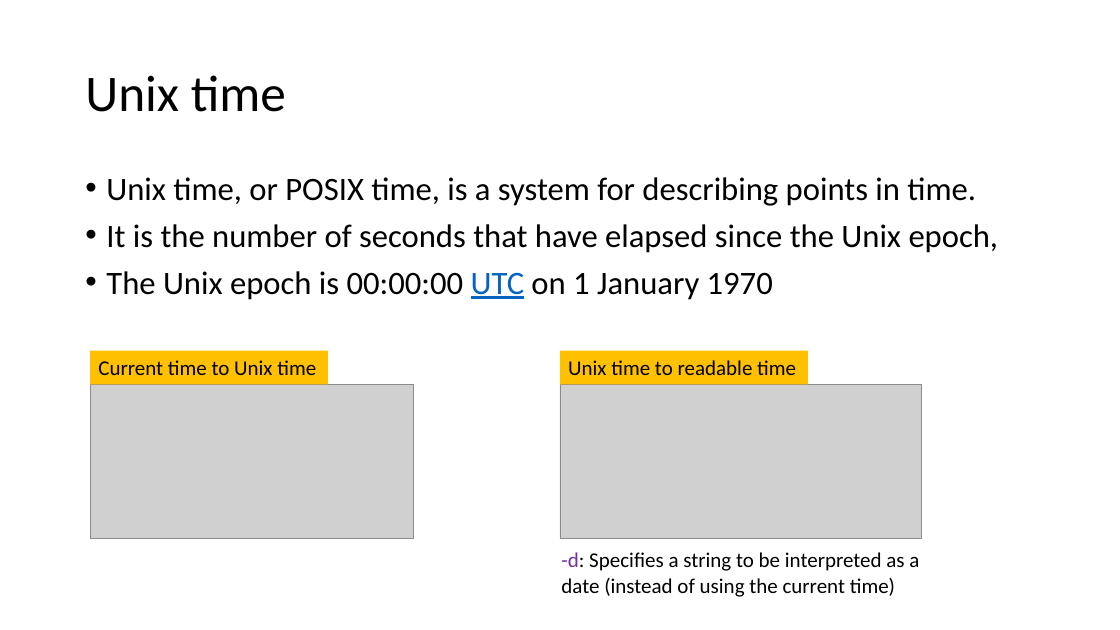
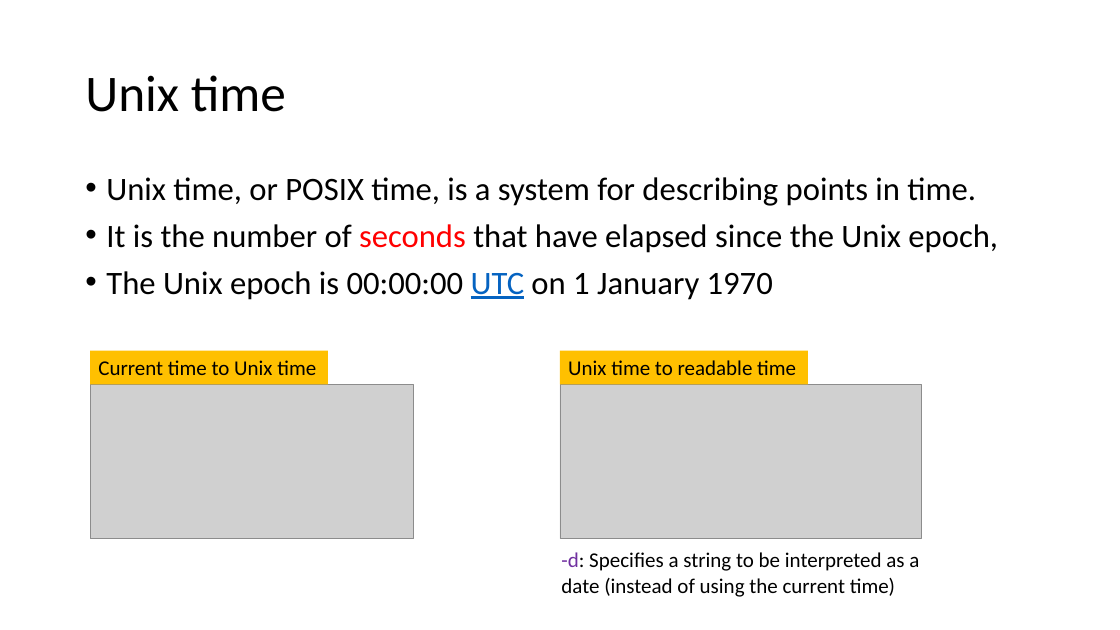
Before and after one commit to frankwxu/digital-forensics-lab, a slide deck: slide 27 of Basic_Computer_Skills_for_Forensics/0_Number_Systems.pptx. Drawn at 1120x630 pixels with LibreOffice and Linux fonts; fonts in the diff are those of the drawing; grey boxes stand for pictures; background and template pictures are left out. Boxes give left, top, right and bottom in pixels: in the first picture for what was removed or moved away, otherwise in the second. Text is boxed around its words. In the diff, an @@ line names an element or a change of style, - is before the commit and + after.

```diff
--- a/Basic_Computer_Skills_for_Forensics/0_Number_Systems.pptx
+++ b/Basic_Computer_Skills_for_Forensics/0_Number_Systems.pptx
@@ text at [106,224,998,253]: text colour #000000 to #FF0000 in "seconds" @@
```
Also in this commit, not shown: 6 other slides changed.
